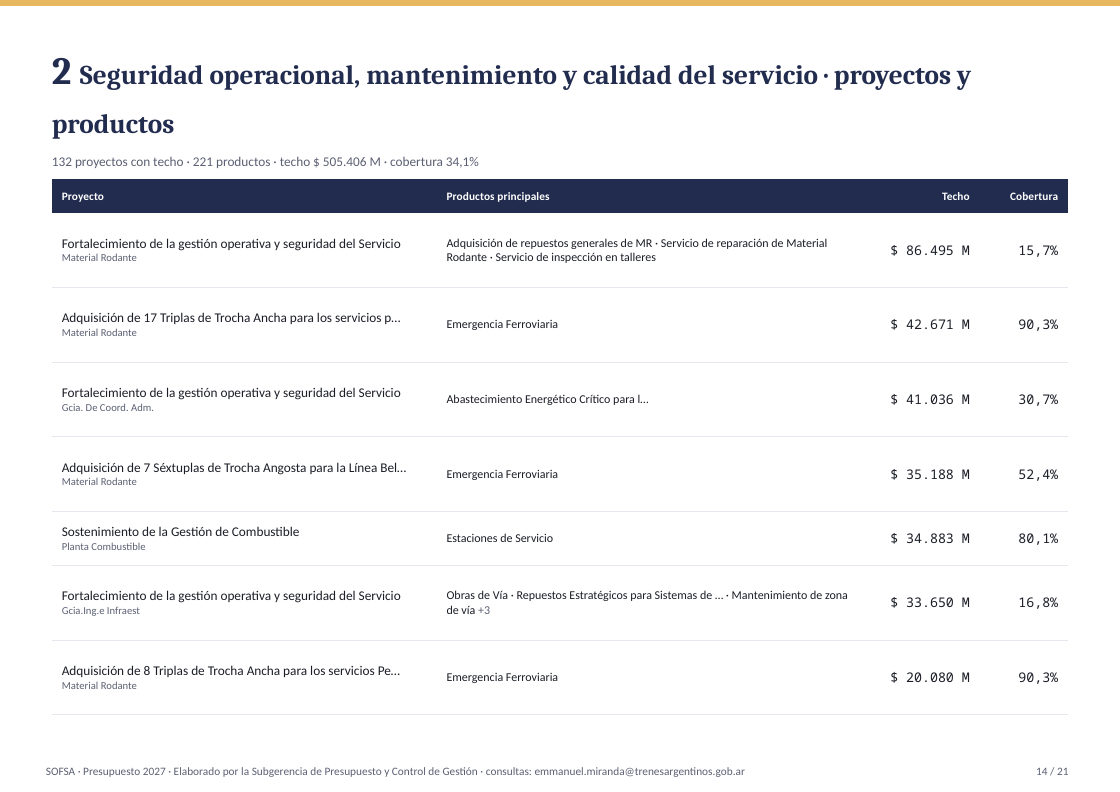
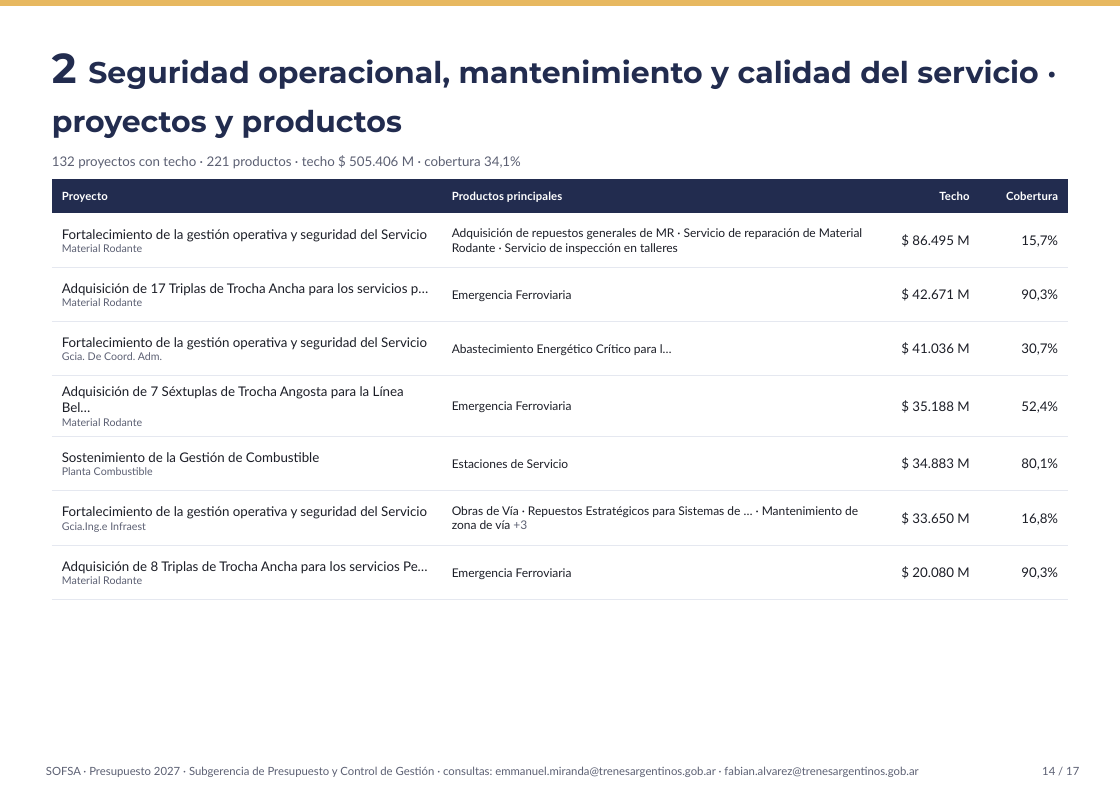
Before and after one commit to emiranda028/pluri_sofsa, a slide deck: slide 14 of Presupuesto_2027_SOFSA_presentacion.pptx. Drawn at 1120x792 pixels with LibreOffice and Linux fonts; fonts in the diff are those of the drawing. Boxes give left, top, right and bottom in pixels: in the first picture for what was removed or moved away, otherwise in the second. Text is boxed around its words. In the diff, an @@ line names an element or a change of style, - is before the commit and + after.

```diff
--- a/Presupuesto_2027_SOFSA_presentacion.pptx
+++ b/Presupuesto_2027_SOFSA_presentacion.pptx
@@ text "2 Seguridad operacional, mantenimiento y ..." at [52,53,1038,138]: size 29 to 31.5 pt in "2"; size 20.5 to 22.5 pt, font Cambria to Montserrat @@
@@ text "132 proyectos con techo · ..." at [52,156,521,169]: font Calibri to Lato @@
@@ table at [52,179,1067,588] @@
@@ font Calibri to Lato in "Proyecto", "Productos principales", "Techo", "Cobertura" and 21 more places @@
@@ font Noto Sans Mono to Lato in "$ 86.495 M", "15,7%", "$ 42.671 M", "90,3%" and 10 more places @@
@@ text at [46,766,918,777]: text changed; font Calibri to Lato @@
-SOFSA · Presupuesto 2027 · Elaborado por la Subgerencia de Presupuesto y Control de Gestión · consultas: emmanuel.miranda@trenesargentinos.gob.ar
+SOFSA · Presupuesto 2027 · Subgerencia de Presupuesto y Control de Gestión · consultas: emmanuel.miranda@trenesargentinos.gob.ar · fabian.alvarez@trenesargentinos.gob.ar
@@ text at [1042,767,1079,775]: text changed; font Calibri to Lato @@
-14 / 21
+14 / 17
```
Also in this commit, not shown: 16 other slides changed, 4 slides removed, 3 other files.
